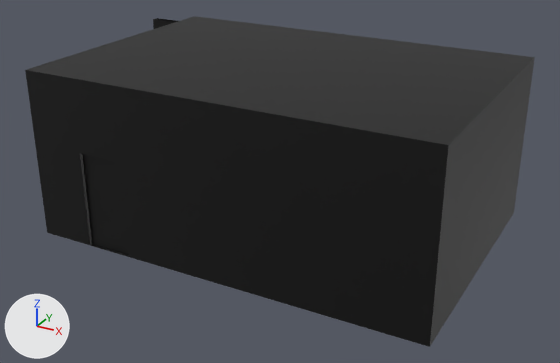
What one commit did to the glTF model models/room.glb.
Camera for both pictures: a camera (50 mm lens) standing at (1.33, -2.47, 1.41) and looking at (-0.02, -0.02, 0.18). The axes (+X, +Y, +Z) are drawn at lower left. The lights are the same throughout.

Objects in the first picture: 'ceiling', 'door', 'room'.
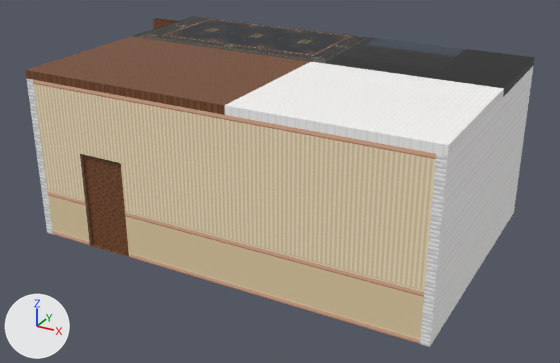
Where the change shows, as pixel boxes [x1, y1, x2, y2] in the pictures (560 x 363 px):
'room', surface changed (black to beige): [26, 18, 534, 347] in both
'ceiling', surface changed: [25, 16, 534, 156] in both
'door', surface changed (black to brown): [82, 154, 129, 255] in both

What changed in the scene script:
```text
Add img_room_roughness:
    img_room_roughness = load_image('room_roughness', '_unpacked/room_roughness', 512, 512, 'sRGB')
Change mat_room:
    remove mat_room.base_color = (0.0, 0.0, 0.0)  # black #000000
    add mat_room.texture = img_room_roughness
```
